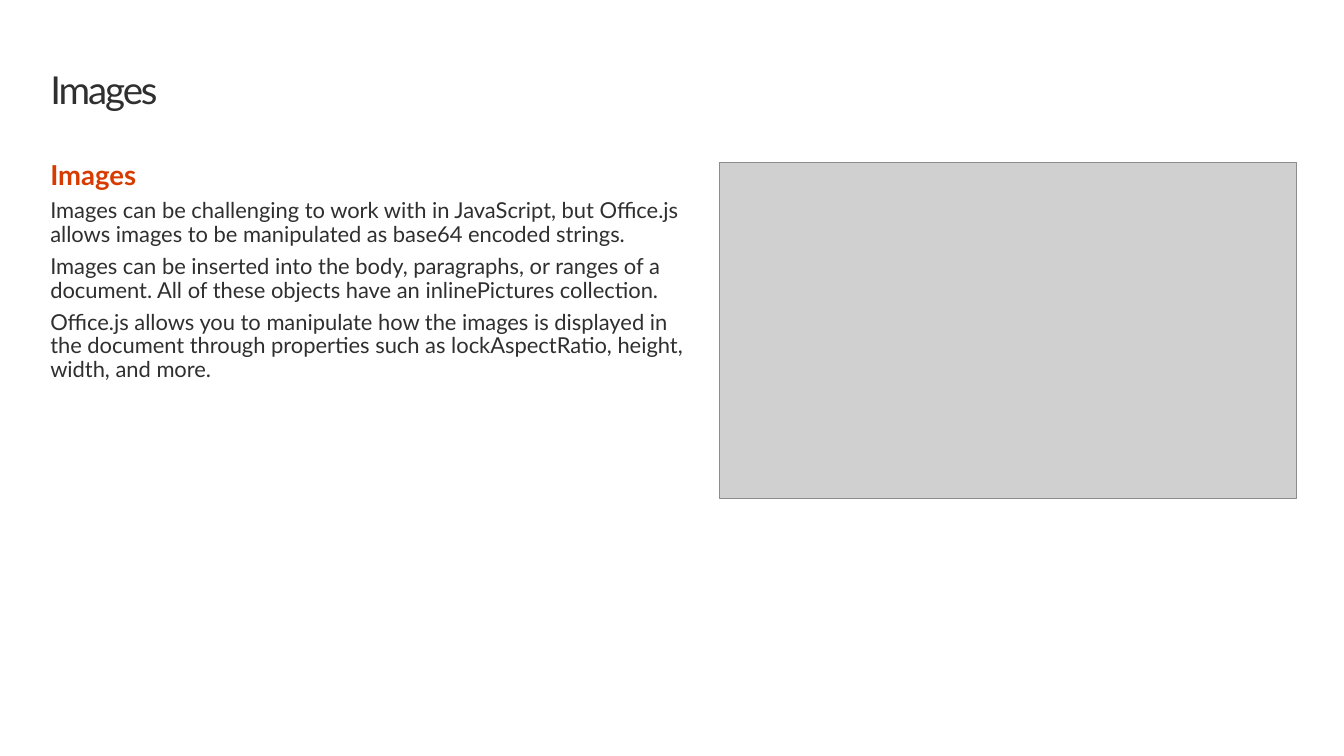
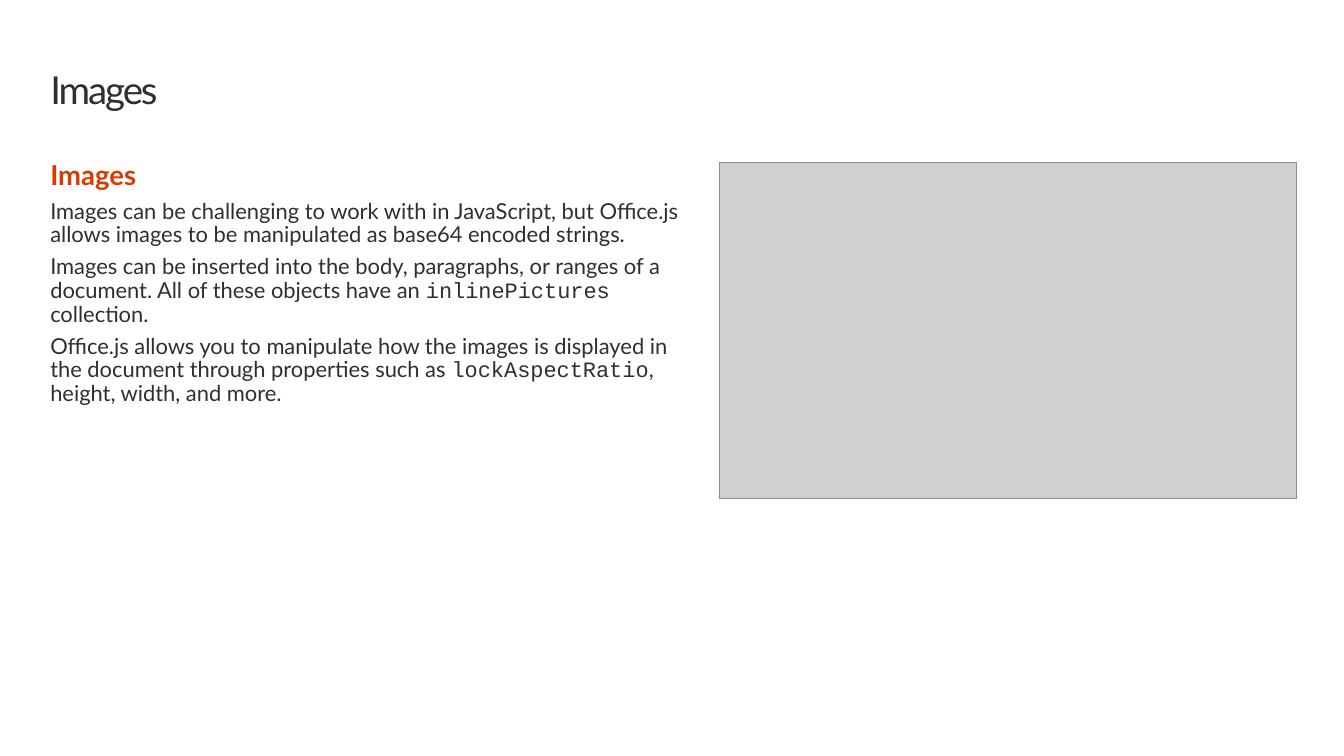
Before and after one commit to OfficeDev/TrainingContent, a slide deck: slide 5 of OfficeAddin/01 Building Add-ins for Microsoft Word/02 Images HTML and Tables in Word Add-ins.pptx. Drawn at 1344x756 pixels with LibreOffice and Linux fonts; fonts in the diff are those of the drawing; grey boxes stand for pictures; background and template pictures are left out. Boxes give left, top, right and bottom in pixels: in the first picture for what was removed or moved away, otherwise in the second. Text is boxed around its words. In the diff, an @@ line names an element or a change of style, - is before the commit and + after.

```diff
--- a/OfficeAddin/01 Building Add-ins for Microsoft Word/02 Images HTML and Tables in Word Add-ins.pptx
+++ b/OfficeAddin/01 Building Add-ins for Microsoft Word/02 Images HTML and Tables in Word Add-ins.pptx
@@ text at bbox=[50, 258, 667, 405]: font Lato to Courier New in "inlinePictures", "lockAspectRatio," @@
```
Also in this commit, not shown: 2 other slides changed, 41 other files.
